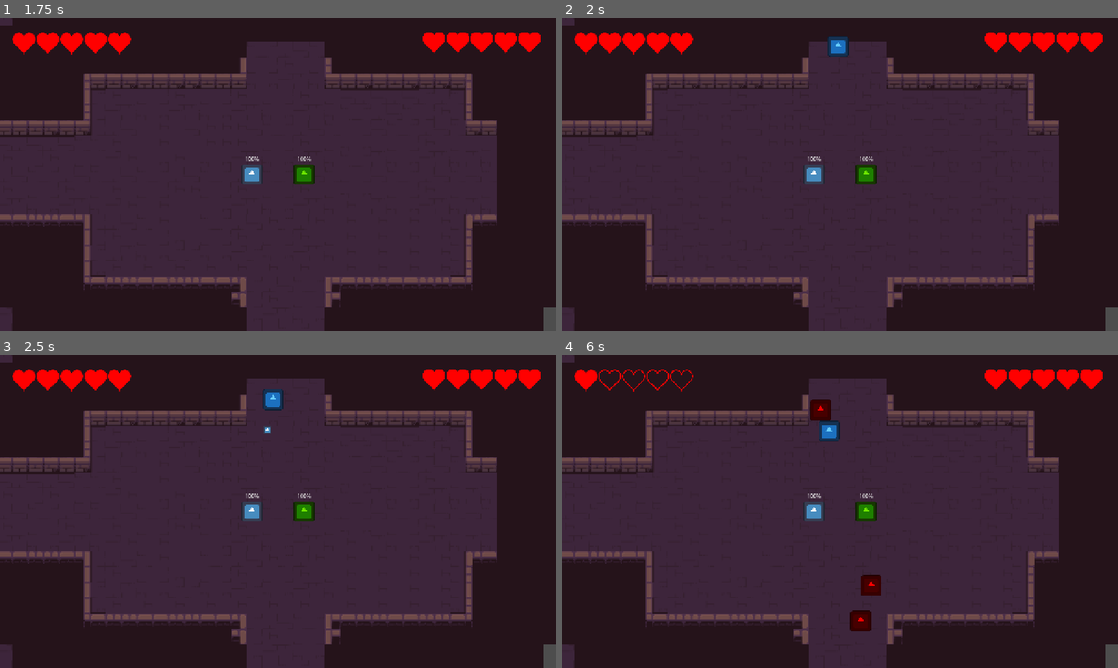
Above: before the commit, frames 1-4 (two rows, left to right).
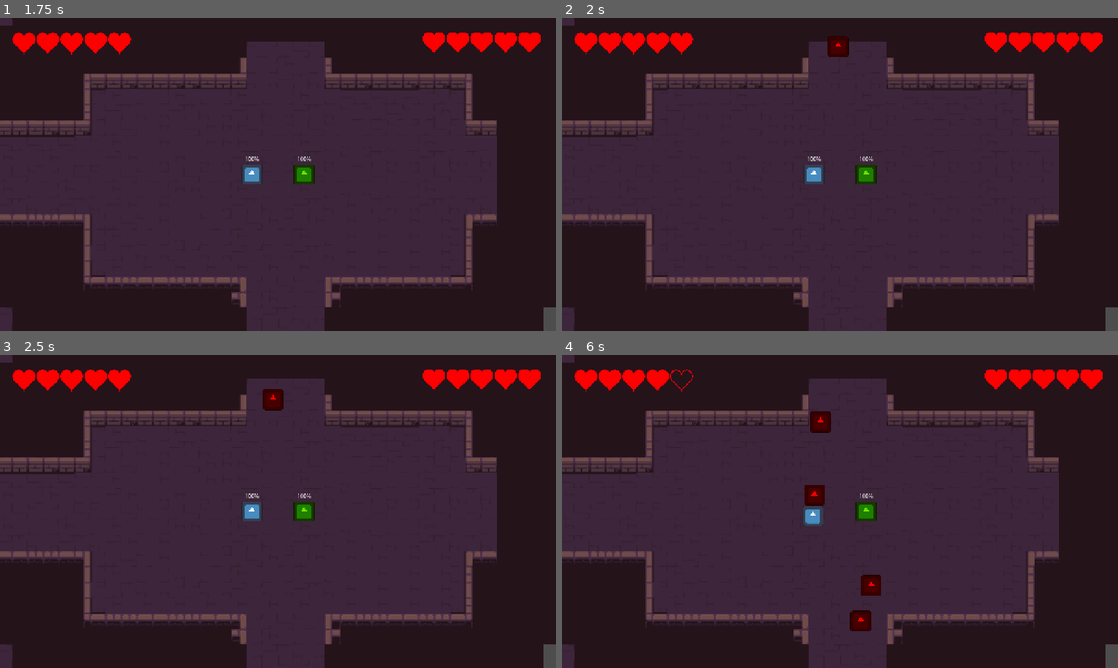
Above: after the commit, the same moments.

Repository: Herovero/CandlesOut
Game: Godot game, scene res://Scenes/main.tscn
Same seed, same stepped clock (60 frames per second), same inputs: the game is played once before the commit and once after it. The engine's default icon, where the game draws it, is replaced by a stand-in: a white triangle on a blue panel in a dark square.
Inputs:
- Up to frame 1 (1.75 s): tap Enter at 0.5 s; tap Space at 1.25 s
- Up to frame 2 (2 s): no input
- Up to frame 3 (2.5 s): no input
- Up to frame 4 (6 s): no input

Frame 1 is identical in both runs. In frame 2, 0.3% of the frame differs, in the area x 47-52%, y 5-13%; in frame 3, 0.3%; in frame 4, 1.3%, in the area x 6-50%, y 4-55%.

Commit message:
continous wave

Diff:
--- a/Scripts/Spawners/wave_manager.gd
+++ b/Scripts/Spawners/wave_manager.gd
@@ -1,15 +1,21 @@
 extends Node2D
 
 @onready var spawn_timer = $Timer  # add a Timer node as child of WaveManager
+signal wave_completed(wave_number : int)
+
 const WAVE_DATA = {
 	1: [
-		{"scene": preload("res://Scenes/enemy_ranged.tscn"), "count": 10},
-		{"scene": preload("res://Scenes/enemy_test.tscn"), "count": 20},
+		{"scene": preload("res://Scenes/enemy_test.tscn"), "count": 10},
+		{"scene": preload("res://Scenes/enemy_ranged.tscn"), "count": 0},
 		],
 	2: [
 		{"scene": preload("res://Scenes/enemy_ranged.tscn"), "count": 15},
 		{"scene": preload("res://Scenes/enemy_test.tscn"), "count": 30},
-	]
+		],
+	3: [
+		{"scene": preload("res://Scenes/enemy_ranged.tscn"), "count": 15},
+		{"scene": preload("res://Scenes/enemy_test.tscn"), "count": 30},
+		]
 }
 
 const MAX_ENEMIES_ON_SCREEN = 10
@@ -22,6 +28,7 @@
 
 
 func _ready() -> void:
+	wave_completed.connect(_on_wave_completed)
 	Global.wave = self
 	print("Children:", get_children())
 	print("I am:", self)
@@ -73,6 +80,7 @@
 
 	var enemy_scene = spawn_queue.pop_front()  # grab next enemy from queue
 	var random_spawner = Global.spawners[randi() % Global.spawners.size()]
+	print("spawning %d", enemy_scene)
 	random_spawner.spawn_one(enemy_scene)
 	enemies_alive += 1
 
@@ -86,9 +94,18 @@
 		try_spawn()
 	elif enemies_alive == 0:
 		print("Wave %d complete!" % current_wave)
+		wave_completed.emit(current_wave)
 
 
 func _on_start_timer_timeout() -> void:
 	start_wave(1)
 	Global.item_spawner.set_spawn_state(true)
 	pass # Replace with function body.
+
+func _on_wave_completed(wave_number: int):
+	print("Wave signal emmitted")
+	match wave_number:
+		1:
+			start_wave(2)
+		2:
+			start_wave(3)
--- a/Scripts/enemy_test.gd
+++ b/Scripts/enemy_test.gd
@@ -5,7 +5,7 @@
 const SEPARATION_FORCE: float = 200.0
 
 @export var damage_amount: float = 1.0
-@export var max_hp: float = 5.0
+@export var max_hp: float = 2
 
 var hp: float = 5.0
 var knockback_velocity: Vector2 = Vector2.ZERO
--- a/Scripts/player.gd
+++ b/Scripts/player.gd
@@ -9,8 +9,8 @@
 @export var projectile_damage: float = 1.0
 @export var muzzle_offset: float = 24.0
 
-@export var max_stamina: float = 100.0
-var current_stamina: float = 100.0
+@export var max_stamina: float = 10000.0
+var current_stamina: float = 10000.0
 @export var depletion_rate: float = 50.0
 @export var recharge_rate: float = 10.0
 #@export var depletion_rate: float = 10.0
Not shown, added: ezgit.log
